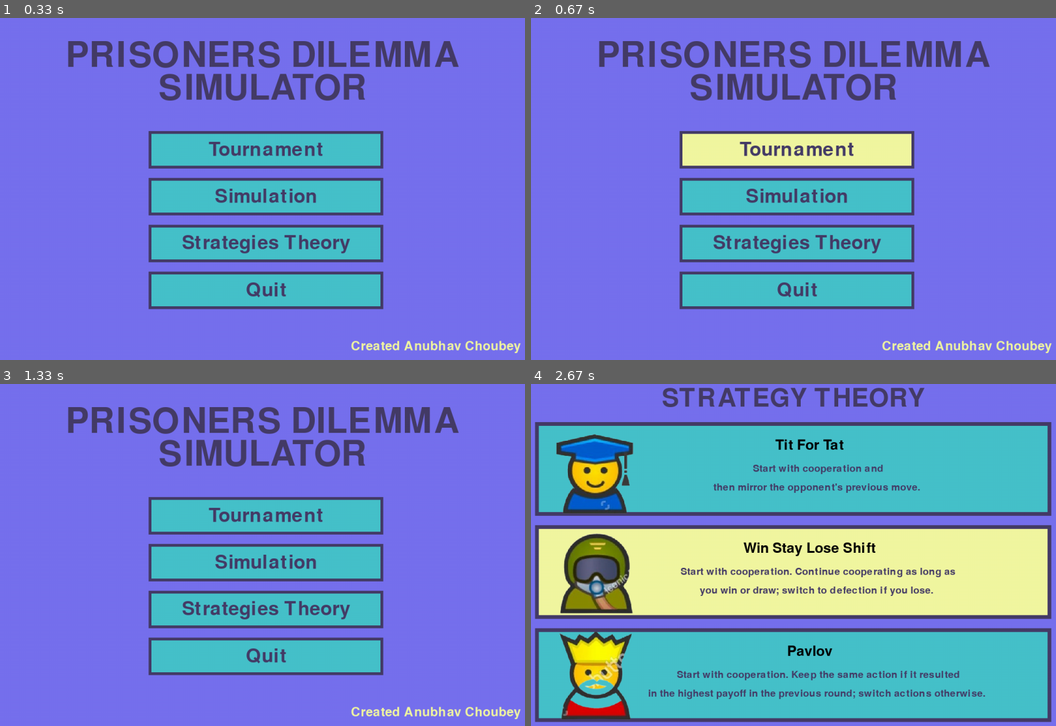
Above: before the commit, frames 1-4 (two rows, left to right).
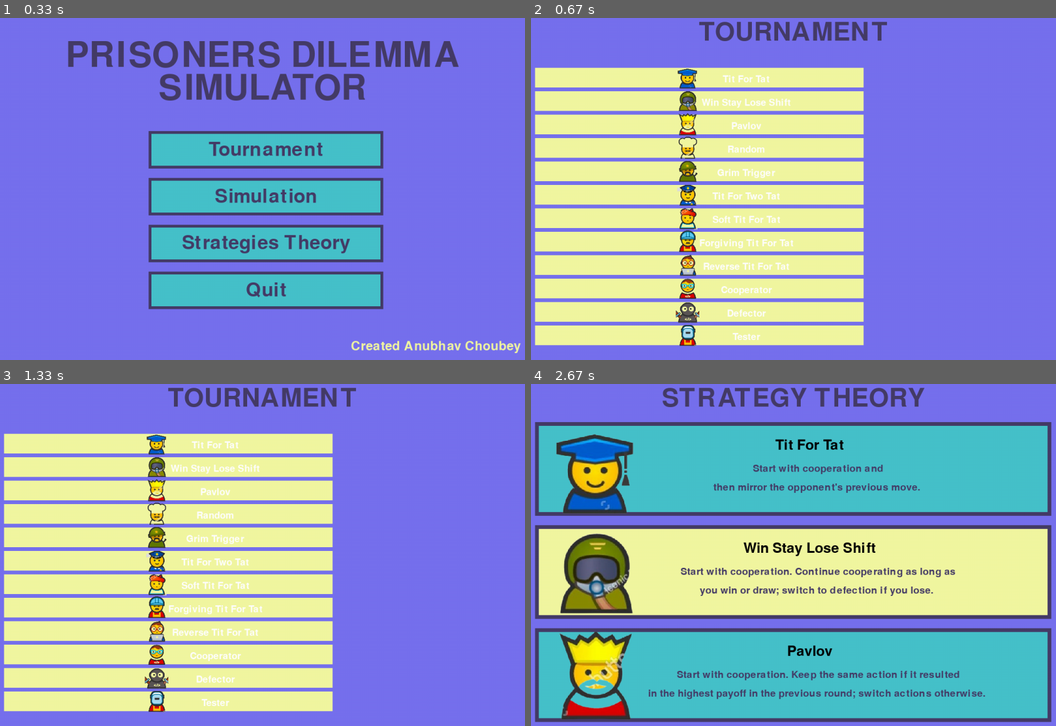
Above: after the commit, the same moments.

Repository: LazyyVenom/py-game-theory
Game: pygame game, started from prisoners_dilemma.py
Two runs of this game, one before a commit and one after it. Both use one fixed random seed, a clock stepped at 60 frames per second and the inputs below.
Inputs (mouse positions are in pixels of both pictures, inside the frame that each line leads up to):
- Up to frame 1 (0.33 s): no input
- Up to frame 2 (0.67 s): click "Tournament" at 0.38 s
- Up to frame 3 (1.33 s): click (441, 541) at 0.72 s
- Up to frame 4 (2.67 s): hold Esc 2-2.47 s; click "Strategies Theory" at 2.55 s

Frame 1 is identical in both runs. In frame 2, 54% of the frame differs, in the area x 0-100%, y 1-98%; in frame 3, 56%; in frame 4, nothing differs.

Commit message:
Added Basic Tournament interface

Diff:
--- a/prisoners_dilemma.py
+++ b/prisoners_dilemma.py
@@ -67,6 +67,7 @@
                 for button in buttons:
                     if button["rect"].collidepoint((mouse_x, mouse_y)):
                         if button["text"] == "Tournament":
+                            tournament()
                             # Start the game
                             # Replace this with your actual game code
                             print("Starting game...")
@@ -163,5 +164,67 @@
             scroll_pos = max(scroll_pos,0)
             scroll_pos = min(scroll_pos,10)
 
+
+def tournament():
+    running = True
+
+    box_dimensions = (700,42)
+    box_x = 50
+    box_y_initial = 150
+
+    while running:
+        screen.fill(PRIMARY)
+        draw_text("TOURNAMENT", pygame.font.Font(None, 80), TEXT_COLOR, screen_width // 2, 50)
+
+        check_boxes = [False] * len(strategies)
+
+        y_offset = box_y_initial
+
+
+        for i,strategy in enumerate(strategies):
+            pygame.draw.rect(screen, KIND_OF_YELLOW, (box_x, y_offset-25, box_dimensions[0], box_dimensions[1]))
+
+            if check_boxes[i]:
+                draw_text(strategy.name, pygame.font.Font(None,30),(0,0,0),500, y_offset)
+
+            else:
+                draw_text(strategy.name, pygame.font.Font(None,30),(255,255,255),500, y_offset)
+
+            image_path = f"images/{strategy.st_id}.png"
+            if os.path.exists(image_path):
+                image = pygame.image.load(image_path)
+                image = pygame.transform.scale(image, (50, 50))
+                screen.blit(image, (350, y_offset - 30))
+
+            y_offset += 50
+
+        pygame.display.update()
+
+        for event in pygame.event.get():
+            if event.type == pygame.QUIT:
+                pygame.quit()
+                sys.exit()
+
+            if event.type == pygame.MOUSEBUTTONDOWN:
+                if event.button == 1:
+                    x_range = (box_x,box_x+box_dimensions[0])
+                    # Checkbox 1
+                    # if event.pos:
+                    #     checkbox1_checked = not checkbox1_checked
+                    # # Checkbox 2
+                    # elif checkbox2.collidepoint(event.pos):
+                    #     checkbox2_checked = not checkbox2_checked
+                    # # Input field
+                    # elif input_rect.collidepoint(event.pos):
+                    #     input_selected = True
+                    # else:
+                    #     input_selected = False
+                    print(event.pos)
+
+            if event.type == pygame.KEYDOWN:
+                if event.key == pygame.K_ESCAPE:
+                    running = False
+
+
 if __name__ == '__main__':
     main_menu()
--- a/temp.py
+++ b/temp.py
@@ -1,65 +1,79 @@
 import pygame
-import os
+import sys
 
 # Initialize Pygame
 pygame.init()
 
-# Screen dimensions
-SCREEN_WIDTH = 1200
-SCREEN_HEIGHT = 750
+# Set up the screen
+screen_width = 400
+screen_height = 300
+screen = pygame.display.set_mode((screen_width, screen_height))
+pygame.display.set_caption("Pygame Page")
 
 # Colors
 WHITE = (255, 255, 255)
 BLACK = (0, 0, 0)
+GRAY = (200, 200, 200)
+GREEN = (0, 255, 0)
 
-# Font
-font = pygame.font.SysFont(None, 30)
+# Fonts
+font = pygame.font.Font(None, 32)
 
-# Sample data
-data = {
-    "name": "John Doe",
-    "id": "123456",
-    "image_path": "images/TFT.png",
-    "description": "Lorem ipsum dolor sit amet, consectetur adipiscing elit."
-}
+# Checkboxes
+checkbox1 = pygame.Rect(50, 100, 20, 20)
+checkbox2 = pygame.Rect(50, 150, 20, 20)
+checkbox1_checked = False
+checkbox2_checked = False
 
-# Load image
-image_path = data["image_path"]
-if os.path.exists(image_path):
-    image = pygame.image.load(image_path)
-    image = pygame.transform.scale(image, (200, 200))
-else:
-    raise FileNotFoundError(f"Image file '{image_path}' not found")
-
-# Initialize screen
-screen = pygame.display.set_mode((SCREEN_WIDTH, SCREEN_HEIGHT))
-pygame.display.set_caption("Rectangle Display")
+# Input field
+input_rect = pygame.Rect(150, 100, 140, 40)
+input_text = ''
+input_selected = False
 
 # Main loop
-running = True
-while running:
+while True:
     screen.fill(WHITE)
 
-    # Draw rectangle
-    pygame.draw.rect(screen, BLACK, (50, 50, 1100, 200))
-
-    # Display image
-    screen.blit(image, (50, 50))
-
-    # Display text
-    text_y = 60
-    for key, value in data.items():
-        if key != "image_path":
-            text_surface = font.render(f"{key.capitalize()}: {value}", True, WHITE)
-            screen.blit(text_surface, (270, text_y))
-            text_y += 30
-
-    # Event handling
+    # Check for events
     for event in pygame.event.get():
         if event.type == pygame.QUIT:
-            running = False
+            pygame.quit()
+            sys.exit()
+        if event.type == pygame.MOUSEBUTTONDOWN:
+            if event.button == 1:
+                # Checkbox 1
+                if checkbox1.collidepoint(event.pos):
+                    checkbox1_checked = not checkbox1_checked
+                # Checkbox 2
+                elif checkbox2.collidepoint(event.pos):
+                    checkbox2_checked = not checkbox2_checked
+                # Input field
+                elif input_rect.collidepoint(event.pos):
+                    input_selected = True
+                else:
+                    input_selected = False
+        if event.type == pygame.KEYDOWN:
+            # Input field
+            if input_selected:
+                if event.key == pygame.K_BACKSPACE:
+                    input_text = input_text[:-1]
+                else:
+                    input_text += event.unicode
+
+    # Draw checkboxes
+    pygame.draw.rect(screen, BLACK, checkbox1, 2)
+    pygame.draw.rect(screen, BLACK, checkbox2, 2)
+    if checkbox1_checked:
+        pygame.draw.line(screen, BLACK, (checkbox1.left + 3, checkbox1.centery), (checkbox1.right - 3, checkbox1.centery), 2)
+    if checkbox2_checked:
+        pygame.draw.line(screen, BLACK, (checkbox2.left + 3, checkbox2.centery), (checkbox2.right - 3, checkbox2.centery), 2)
+
+    # Draw input field
+    if input_selected:
+        pygame.draw.rect(screen, GREEN, input_rect, 2)
+    else:
+        pygame.draw.rect(screen, BLACK, input_rect, 2)
+    text_surface = font.render(input_text, True, BLACK)
+    screen.blit(text_surface, (input_rect.x + 5, input_rect.y + 5))
 
     pygame.display.flip()
-
-# Quit Pygame
-pygame.quit()
